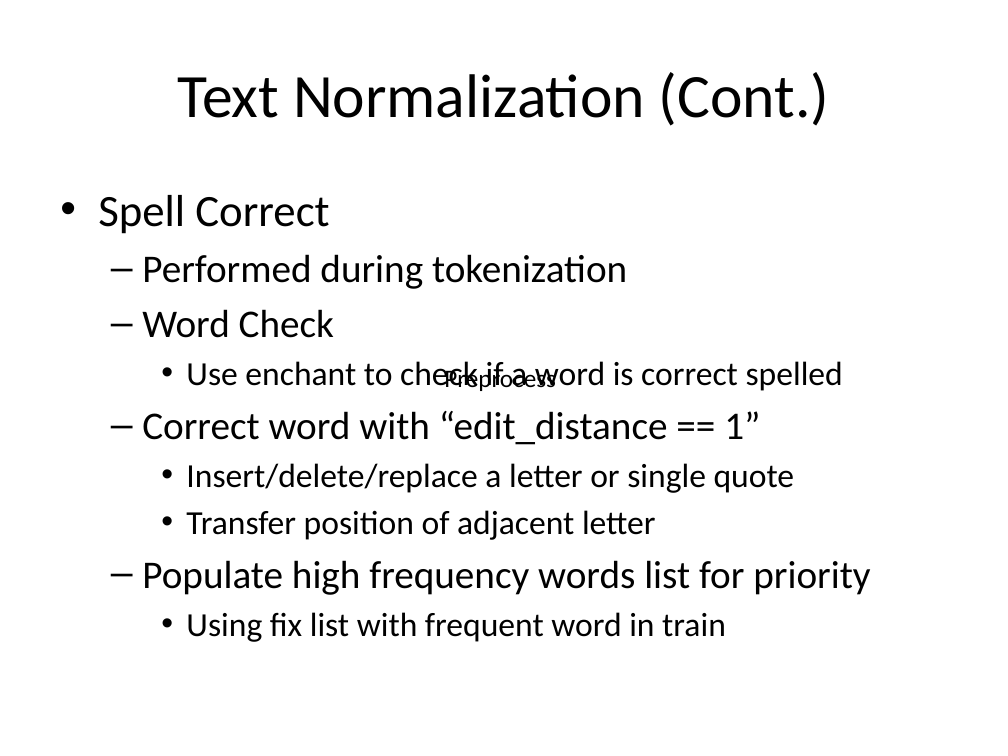
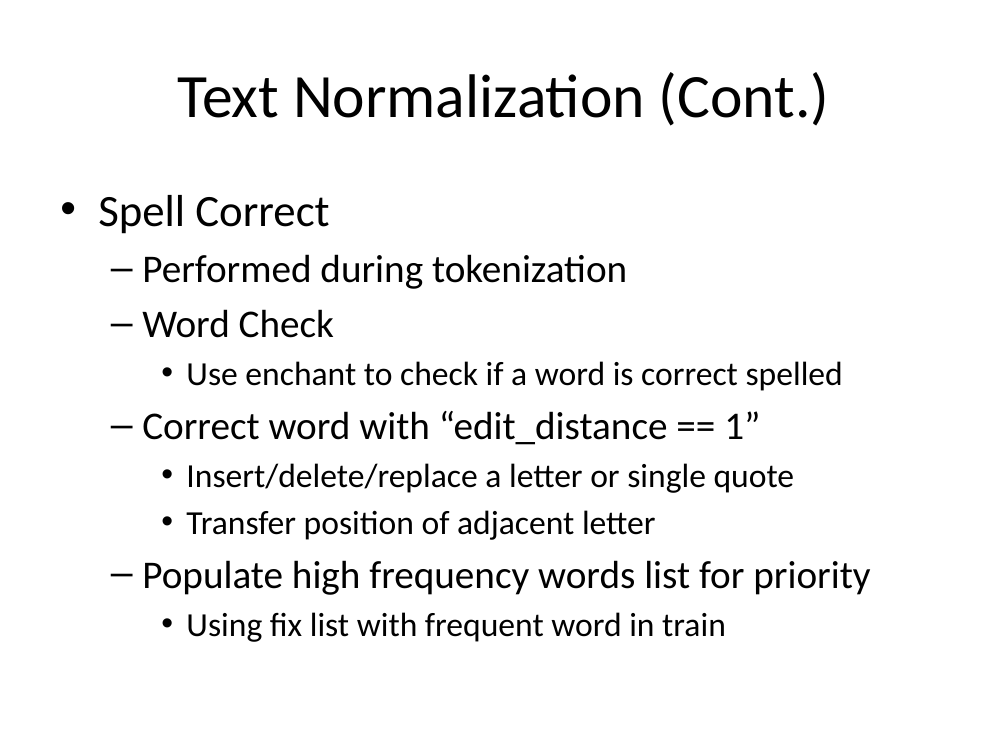
Before and after one commit to dx88968/SRA, a slide deck: slide 14 of Report/NLP.pptx (slide 12 before the commit). Drawn at 1008x756 pixels with LibreOffice and Linux fonts; fonts in the diff are those of the drawing. Boxes give left, top, right and bottom in pixels: in the first picture for what was removed or moved away, otherwise in the second. Text is boxed around its words. In the diff, an @@ line names an element or a change of style, - is before the commit and + after.

```diff
--- a/Report/NLP.pptx
+++ b/Report/NLP.pptx
@@ text removed at (x1=444, y1=367, x2=556, y2=391) @@
-Preprocess
```
Also in this commit, not shown: 2 other slides changed, 2 slides added.
